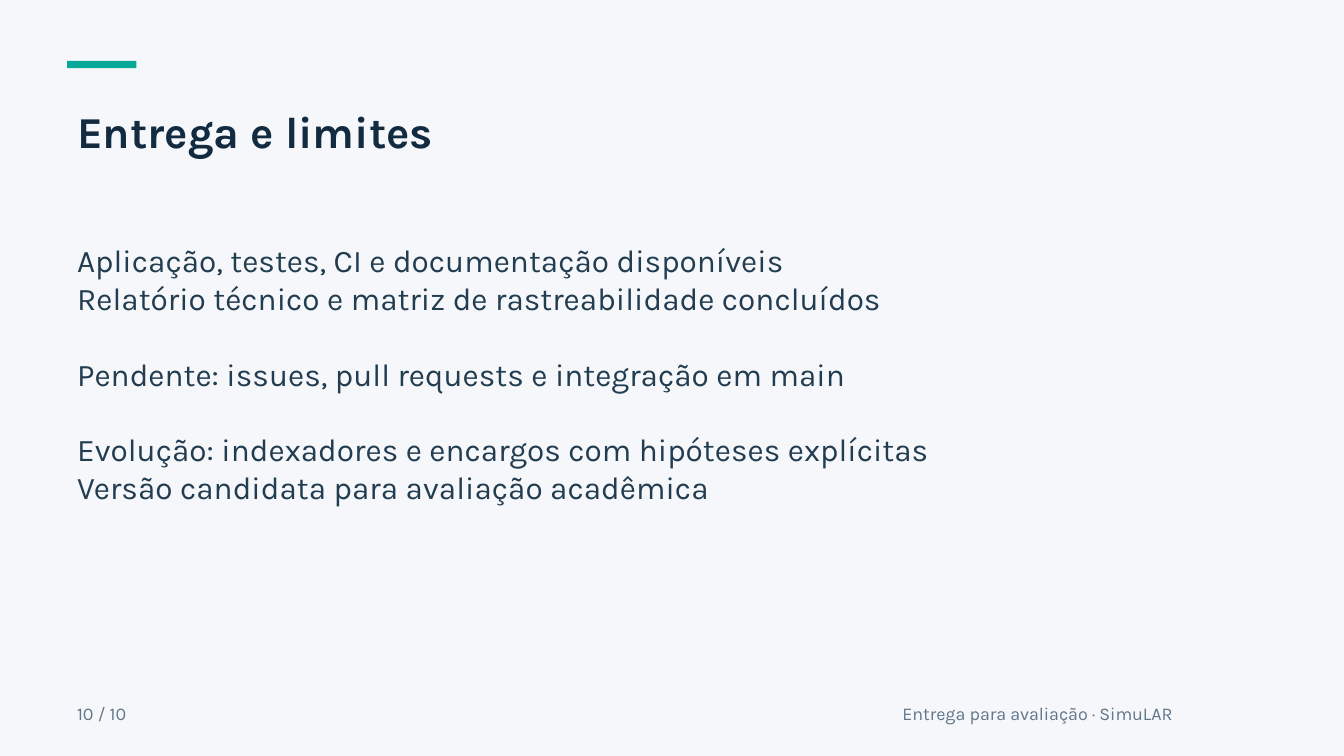
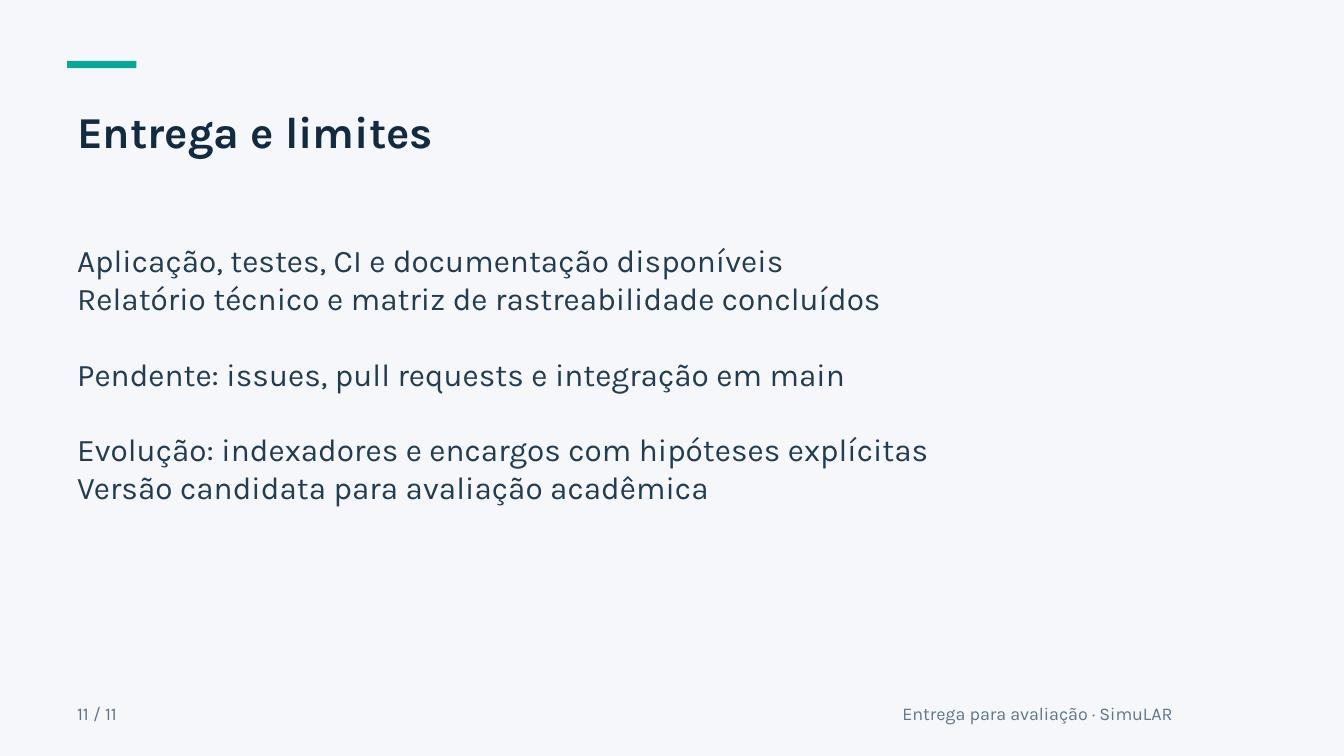
Before and after one commit to eber-ops/SimuLAR, a slide deck: slide 11 of apresentacao/simular-apresentacao-final.pptx (slide 10 before the commit). Drawn at 1344x756 pixels with LibreOffice and Linux fonts; fonts in the diff are those of the drawing. Boxes give left, top, right and bottom in pixels: in the first picture for what was removed or moved away, otherwise in the second. Text is boxed around its words. In the diff, an @@ line names an element or a change of style, - is before the commit and + after.

```diff
--- a/apresentacao/simular-apresentacao-final.pptx
+++ b/apresentacao/simular-apresentacao-final.pptx
@@ text at [77,708,117,720]: text changed @@
-10 / 10
+11 / 11
```
Also in this commit, not shown: 8 other slides changed, 2 slides added, 1 slide removed, 2 other files.
